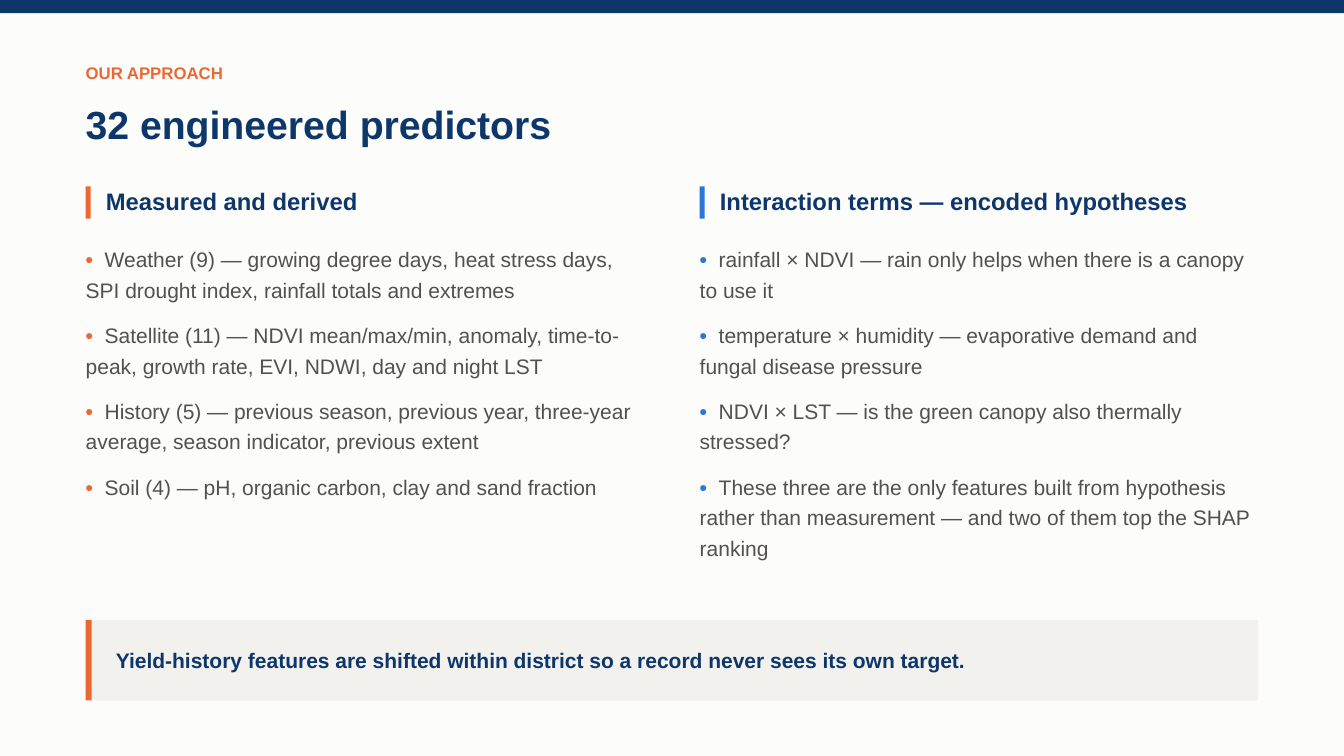
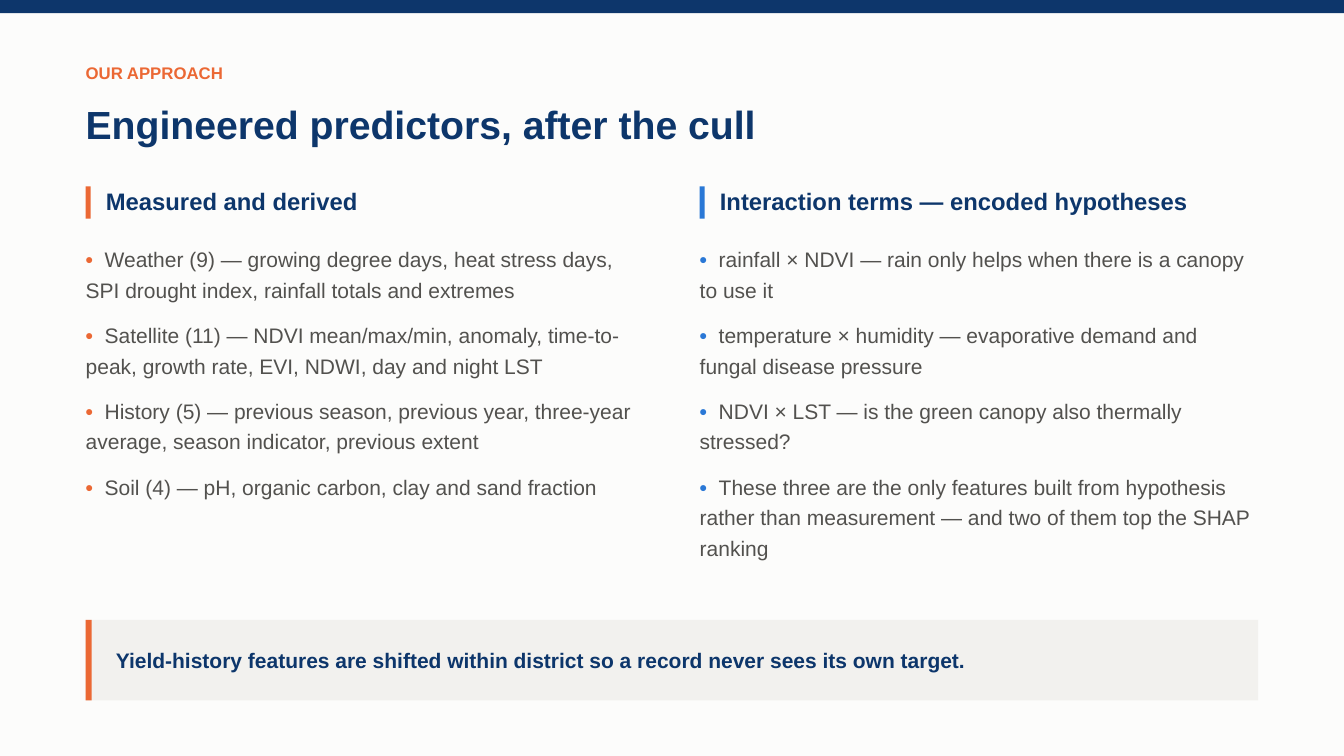
Before and after one commit to Arkambish/AgroAI, a slide deck: slide 12 of outputs/Final_Presentation_AgroAI.pptx. Drawn at 1344x756 pixels with LibreOffice and Linux fonts; fonts in the diff are those of the drawing. Boxes give left, top, right and bottom in pixels: in the first picture for what was removed or moved away, otherwise in the second. Text is boxed around its words. In the diff, an @@ line names an element or a change of style, - is before the commit and + after.

```diff
--- a/outputs/Final_Presentation_AgroAI.pptx
+++ b/outputs/Final_Presentation_AgroAI.pptx
@@ text at <box>86,110,755,147</box>: text changed @@
-32 engineered predictors
+Engineered predictors, after the cull
```
Also in this commit, not shown: 8 other slides changed, 13 slides added, 13 slides removed, 46 other files.
